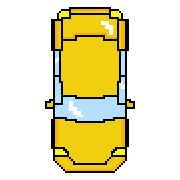
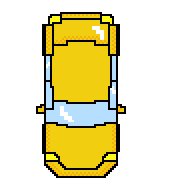
Layer changes from the first 180 x 180 image to the second:
painted on "Layer 5" over [40, 7, 135, 176]
added layer "Layer 4" above "Layer 3" over [38, 14, 124, 176]
added layer "Layer 3" above "Layer 2" over [38, 14, 124, 178]
added layer "Layer 2" above "Layer 0" over [36, 12, 126, 178]
